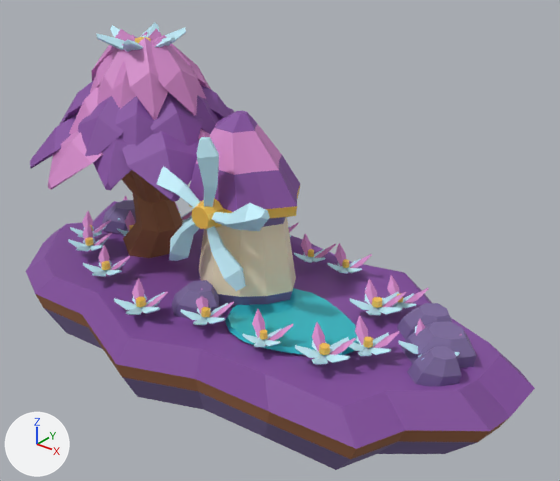
What one commit did to the glTF model public/models/terraces/nebula.glb.
Rendered twice from a 50 mm lens placed at (3.72, -4.13, 3.12), pointed at (0.31, 0.14, 0.47). Arrows for +X, +Y and +Z are at lower left; the lights stay in place. The picture after the commit comes second. Where no turn or scale is listed for an object, it has been applied to the vertices. Vertices at exactly the same position are counted once.

In view in the first picture: 'terrace-nebula', 'windwheel'.
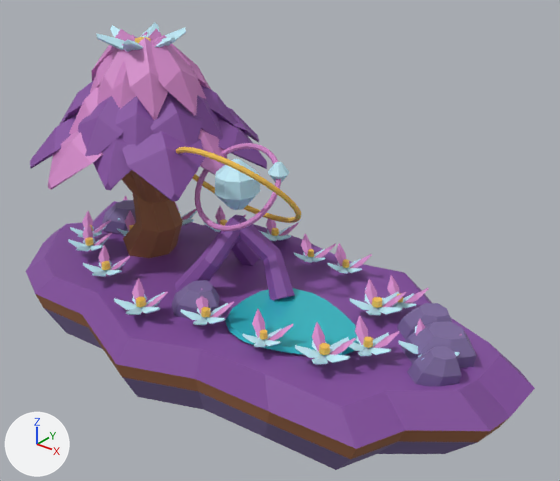
Where the change shows, as pixel boxes [x1, y1, x2, y2] in the pictures (560 x 481 px):
'windwheel', deleted
    before: [157, 137, 270, 291]
    faces in mat_nebula_flowers (cyan #c2edfa): [157, 137, 270, 291]
    faces in mat_pollen (orange #fcc855): [192, 198, 224, 229]
'orrery', added
    after: [176, 143, 301, 231]
    faces in mat_nebula_flowers (cyan #c2edfa): [215, 159, 289, 210]
    faces in mat_pollen (orange #fcc855): [176, 147, 301, 223]
    faces in mat_nebula_sunlit_leaves (pink #d186c7): [194, 143, 281, 231]
part 1 of me_terrace_nebula, added (purple)
    after: [239, 217, 295, 300]
part 2 of me_terrace_nebula, added (purple)
    after: [231, 215, 260, 266]
part 3 of me_terrace_nebula, added (purple)
    after: [175, 218, 240, 292]
part 4 of me_terrace_nebula, deleted
    before: [189, 111, 300, 218]
part 5 of me_terrace_nebula, deleted
    before: [199, 217, 296, 306]

What changed in the scene script:
```text
Change me_terrace_nebula:
    used by ob_terrace_nebula; location = (0.0, 0.0, 0.0)
    remove me_terrace_nebula.from_pydata(...)  # 3329 vertices, 6076 faces; spans x -2.32..2.38, y -1.18..1.11, z -0.84..1.94
    add me_terrace_nebula.from_pydata(...)  # 3293 vertices, 6000 faces; spans x -2.32..2.38, y -1.18..1.11, z -0.84..1.94
    me_terrace_nebula part 1: a new loose piece of 24 vertices spanning x -0.05..0.54, y -0.09..0.18, z 0.0..0.63, in mat_nebula_shadow_leaves (purple #8650a2)
    me_terrace_nebula part 2: a new loose piece of 24 vertices spanning x -0.33..0.06, y -0.06..0.47, z 0.0..0.63, in mat_nebula_shadow_leaves (purple #8650a2)
    me_terrace_nebula part 3: a new loose piece of 24 vertices spanning x -0.31..0.07, y -0.48..0.05, z 0.0..0.63, in mat_nebula_shadow_leaves (purple #8650a2)
    me_terrace_nebula part 4: the loose piece of 60 vertices spanning x -0.42..0.58, y -0.37..0.37, z 0.8..1.45 is deleted
    me_terrace_nebula part 5
    48 vertices are removed from x -0.38..0.54, y -0.41..0.41, z 0.05..0.83
    92 faces are deleted
    remove me_terrace_nebula.materials.append(mat_canvas)  # beige #f7e8c8
Add me_orrery:
    me_orrery.from_pydata(...)  # 606 vertices, 1192 faces; spans x -0.607..0.552, y -0.382..0.382, z -0.393..0.393
    # faces by material slot: [106, 562, 524]
    me_orrery.materials.append(mat_nebula_flowers)  # cyan #c2edfa
    me_orrery.materials.append(mat_nebula_sunlit_leaves)  # pink #d186c7
    me_orrery.materials.append(mat_pollen)  # orange #fcc855
Remove ob_windwheel:
    ob_windwheel = bpy.data.objects.new('windwheel', me_windwheel_003)
    ob_windwheel.location = (0.08, -0.42, 0.82)
Add ob_orrery:
    ob_orrery = bpy.data.objects.new('orrery', me_orrery)
    ob_orrery.location = (0.0, 0.0, 0.89)
```
